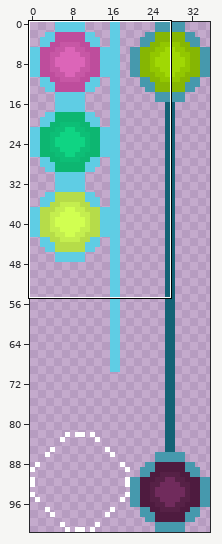
Two states of a sprite sheet, Sprites/UI/terminal_1_nodes.png. The picture above shows the old version from afar; the outline marks the close-up.
Close-up. Old version:
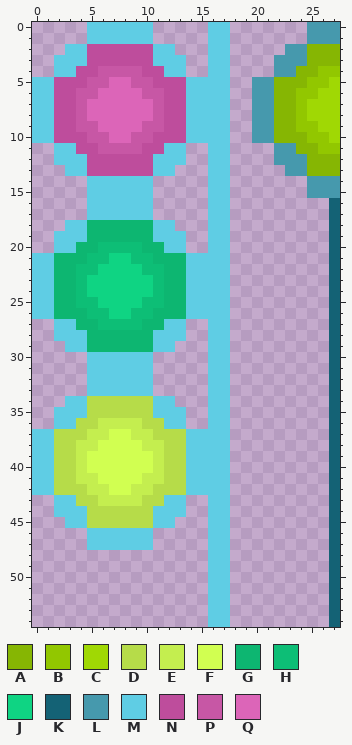
The file is 36x102 pixels. Shown: x 0..27, y 0..54.
Palette (. is transparent): A #86b603  B #92c700  C #a0d804  D #b6dc49  E #c4ee4f  F #d1ff51  G #0db671  H #0dbe76  J #0fd483  K #146275  L #4699ad  M #5fcde4  N #be4d9c  P #c757a5  Q #dc65b8
Pixels before, first column x 0:
 0 .....MMMMMM.....MM.......LLL
 1 .....MMMMMM.....MM.......LLL
 2 ...MMNNNNNNMM...MM.....LLAAA
 3 ..MMMNNNNNNMMM..MM....LLLAAA
 4 ..MMNNPPPPNNMM..MM....LLAABB
 5 MMNNNPPQQPPNNNMMMM..LLAAABBC
 6 MMNNPPQQQQPPNNMMMM..LLAABBCC
 7 MMNNPQQQQQQPNNMMMM..LLAABCCC
 8 MMNNPQQQQQQPNNMMMM..LLAABCCC
 9 MMNNPPQQQQPPNNMMMM..LLAABBCC
10 MMNNNPPQQPPNNNMMMM..LLAAABBC
11 ..MMNNPPPPNNMM..MM....LLAABB
12 ..MMMNNNNNNMMM..MM....LLLAAA
13 ...MMNNNNNNMM...MM.....LLAAA
14 .....MMMMMM.....MM.......LLL
15 .....MMMMMM.....MM.......LLL
16 .....MMMMMM.....MM.........K
17 .....MMMMMM.....MM.........K
18 ...MMGGGGGGMM...MM.........K
19 ..MMMGGGGGGMMM..MM.........K
20 ..MMGGHHHHGGMM..MM.........K
21 MMGGGHHJJHHGGGMMMM.........K
22 MMGGHHJJJJHHGGMMMM.........K
23 MMGGHJJJJJJHGGMMMM.........K
24 MMGGHJJJJJJHGGMMMM.........K
25 MMGGHHJJJJHHGGMMMM.........K
26 MMGGGHHJJHHGGGMMMM.........K
27 ..MMGGHHHHGGMM..MM.........K
28 ..MMMGGGGGGMMM..MM.........K
29 ...MMGGGGGGMM...MM.........K
30 .....MMMMMM.....MM.........K
31 .....MMMMMM.....MM.........K
32 .....MMMMMM.....MM.........K
33 .....MMMMMM.....MM.........K
34 ...MMDDDDDDMM...MM.........K
35 ..MMMDDDDDDMMM..MM.........K
36 ..MMDDEEEEDDMM..MM.........K
37 MMDDDEEFFEEDDDMMMM.........K
38 MMDDEEFFFFEEDDMMMM.........K
39 MMDDEFFFFFFEDDMMMM.........K
40 MMDDEFFFFFFEDDMMMM.........K
41 MMDDEEFFFFEEDDMMMM.........K
42 MMDDDEEFFEEDDDMMMM.........K
43 ..MMDDEEEEDDMM..MM.........K
44 ..MMMDDDDDDMMM..MM.........K
45 ...MMDDDDDDMM...MM.........K
46 .....MMMMMM.....MM.........K
47 .....MMMMMM.....MM.........K
48 ................MM.........K
49 ................MM.........K
50 ................MM.........K
51 ................MM.........K
52 ................MM.........K
53 ................MM.........K
54 ................MM.........K
After:
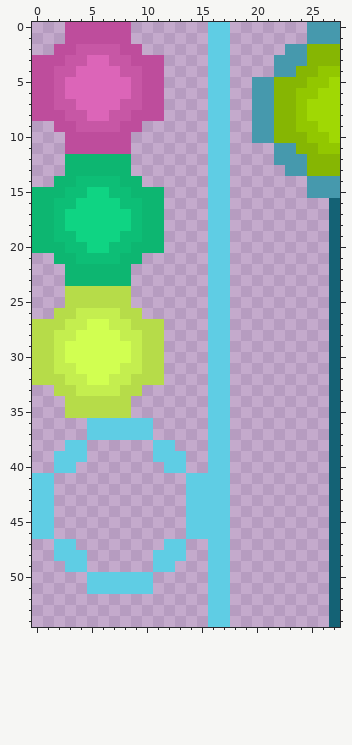
Diff:
Changed rows in their new state; - is an unchanged pixel.
first column x 0:
 0 ---NNNNNN..-----
 1 ---NNNNNN..-----
 2 --NNPPPP--...---
 3 NNNPPQQPP--N..--
 4 NNPPQQQQ----..--
 5 NNPQQQQ---N-....
 6 NNPQQQ---PNN....
 7 NNPPQ---PPNN....
 8 NN-P---PPNNN....
 9 ..----PPNN......
10 ...--NNNN.......
11 --.N--NNN.....--
12 --.GGGGGG.....--
13 ---GGGGGG....---
14 --GGHHHHGG.-----
15 GGGHHJJHHGGG----
16 GGHHJJJJHHGG----
17 GGHJJJJJJHGG----
18 GGHJJJJJJH-G.---
19 GGHHJJJJHH-G..--
20 GGGHHJJ--G--..--
21 ..--H--HGG......
22 ...-GGGGG.......
23 ...-GGGGG.......
24 ...DDDDDD.......
25 ...DDDDDD.......
26 ..DDEEEEDD......
27 DDDEEFFEEDDD..--
28 DDEEFFFFEEDD..--
29 DDEFFFFFFEDD.---
30 DDEFFFFFFEDD----
31 DDEEFFFFEEDD----
32 DDDEEFFEEDDD----
33 --DDEEEEDD.-----
34 ---DD----....---
35 --.DD----.....--
36 --...MMMMMM...--
37 .....MMMMMM.....
38 ...MM......MM...
39 ..MMM......MMM..
40 ..MM........MM..
41 --............--
42 --............--
43 MM............MM
44 MM............MM
45 MM-..........-MM
46 MM---......---MM
47 --MM-......-MM--
48 --MMM------MMM--
49 ---MM------MM---
50 -----MMMMMM-----
51 -----MMMMMM-----
Changed places in both close-ups, as pixel boxes (x1, y1, x2, y2):
changed: (32, 22, 208, 594)
